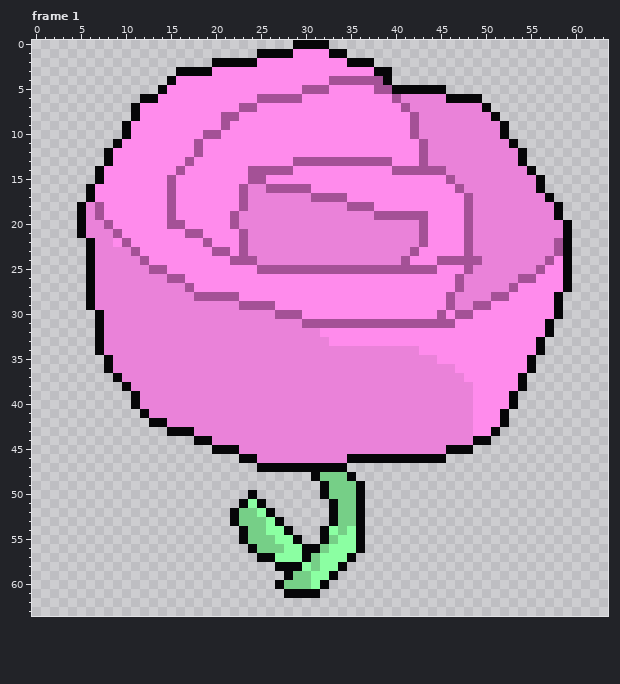
A pixel-art file gets an edit: assets/sprites/legval/rose.ase. That is the earlier state.
64x64 pixels, 2 frames. Shown: frame 1. The commit also changed other frames, which this record leaves out.
After:
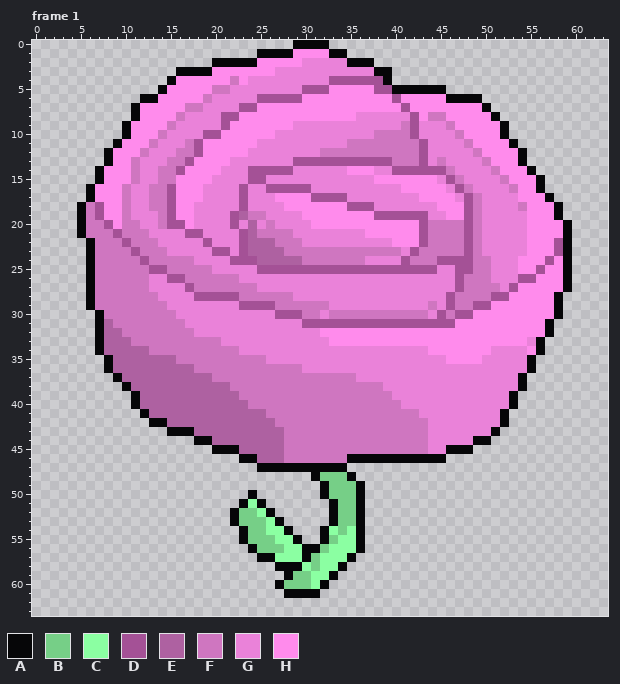
Palette (. is transparent): A #060608  B #76cf87  C #8bffa2  D #a45196  E #ae61a1  F #cf76c0  G #ea82d9  H #ff8bec
Changes in this commit:
Frame 1:
y 2: x 30..34 HHHHH -> GGGGG
y 3: x 27..37 HHHHHHHHHHH -> GGGGGGGGGGG
y 4: x 22 H -> F; x 24..32 HHHHHHHHH -> GGGGGGGGG
y 5: x 20..29 HHHHHHHHHH -> FFGGGGGGGG
y 6: x 19..24 HHHHHH -> FGGGGG; x 41..45 GGGGG -> HHHHH
y 7: x 17..22 HHHHHH -> FFGGGG; x 42..49 GGGGGGGG -> HHHHHHHH
y 8: x 16..20 HHHHH -> FGGGG; x 36..41 HHHHHH -> GGGGGG; x 43..50 GGGGGGGG -> HFFHHHHH
y 9: x 15..20 HHHHHH -> FGGGGG; x 29..41 HHHHHHHHHHHHH -> GGGGGGGGGGGGF; x 46..51 GGGGGG -> FHHHHH
y 10: x 14..18 HHHHH -> FGGGG; x 27..41 HHHHHHHHHHHHHHH -> GGGGGGGGGGGFFFF; x 47..51 GGGGG -> FHHHH
y 11: x 13..17 HHHHH -> FGGGF; x 25..42 HHHHHHHHHHHHHHHHHH -> GGGGGGGGGGFFFFFFFF; x 48..52 GGGGG -> FHHHH
y 12: x 12..17 HHHHHH -> FGGGFF; x 24..42 HHHHHHHHHHHHHHHHHHH -> GGGGGGGGFFFFFFFFFFF; x 49..53 GGGGG -> FHHHH
y 13: x 11..16 HHHHHH -> FGGGFF; x 22..28 HHHHHHH -> GGGGGGG; x 40..42 HHH -> FFF; x 45 G -> F; x 50..53 GGGG -> FHHH
y 14: x 11..15 HHHHH -> FGGFF; x 21..23 HHH -> GGG; x 29..34 HHHHHH -> GGGGGG; x 38..39 HH -> GG; x 46 G -> F; x 51..54 GGGG -> FHHH
y 15: x 11..15 HHHHD -> FGGFF; x 20..23 HHHH -> GGGG; x 26..37 HHHHHHHHHHHH -> GGGGGGGGGGGG; x 45 H -> G; x 47 G -> F; x 52..55 GGGG -> FHHH
y 16: x 10..14 HHHHH -> FGGFF; x 19..22 HHHH -> GGGG; x 31..40 HHHHHHHHHH -> GGGGGGGGGG; x 46 H -> G; x 48 G -> F; x 53..55 GGG -> FHH
y 17: x 10..14 HHHHH -> FGGFF; x 19..22 HHHH -> GGGG; x 27..30 GGGG -> HHHH; x 35..42 HHHHHHHH -> GGGGGGGG; x 47 H -> G; x 49 G -> F; x 54..56 GGG -> HHH
y 18: x 6 G -> F; x 10..14 HHHHH -> FGGFF; x 18..22 HHHHH -> GGGGG; x 28..34 GGGGGGG -> HHHHHHH; x 38..44 HHHHHHH -> GGGGGGG; x 49 G -> F; x 54..57 GGGG -> FHHH
y 19: x 6 G -> F; x 10..14 HHHHH -> FGGGF; x 18..21 HHHH -> GGGG; x 23..25 GGG -> EFF; x 30..37 GGGGGGGG -> HHHHHHHH; x 44..45 HH -> GG; x 49 G -> F; x 55..57 GGG -> HHH
y 20: x 6..7 GG -> FF; x 10..14 HHHHH -> FFGGF; x 18..21 HHHH -> GGGG; x 24 G -> E; x 26 G -> F; x 31..42 GGGGGGGGGGGG -> HHHHHHHHHHHH; x 44..47 HHHH -> FFFF; x 49 G -> F; x 55..58 GGGG -> HHHH
y 21: x 6..8 GGG -> FFF; x 10..16 HHHHHHH -> FFFGGGG; x 19..22 HHHH -> GGGG; x 24..28 GGGGG -> EFFFF; x 37..42 GGGGGG -> HHHHHH; x 44..47 HHHH -> FFFF; x 49 G -> F; x 55..58 GGGG -> HHHH
y 22: x 7..9 GGH -> FFF; x 11..18 HHHHHHHH -> FFFGGGGG; x 20..22 HHH -> GGG; x 24..29 GGGGGG -> EEEFFF; x 40..42 GGG -> HHH; x 44..47 HHHH -> FFFF; x 49 G -> F; x 55..57 GGG -> HHH
y 23: x 7..10 GGGG -> FFFF; x 12..19 HHHHHHHH -> FFFGGGGG; x 22 H -> G; x 24..40 GGGGGGGGGGGGGGGGG -> EEEEFFFFFFFFFFFFF; x 43..47 HHHHH -> FFFFF; x 49 G -> F; x 55..57 GGG -> HHH
y 24: x 7..11 GGGGG -> FFFFF; x 13..21 HHHHHHHHH -> FFFFFGGGG; x 25..36 GGGGGGGGGGGG -> EEEEEFFFFFFF; x 42..44 HHH -> FFF; x 49..50 DG -> FF; x 54..56 GGG -> HHH
y 25: x 7..12 GGGGGG -> FFFFFF; x 15..24 HHHHHHHHHH -> FFFFFGGGGG; x 45..47 HHH -> GGD; x 49..50 GG -> FF; x 54..55 GG -> HH
y 26: x 7..12 GGGGGG -> FFFFFF; x 17..46 HHHHHHHHHHHHHHHHHHHHHHHHHHHHHH -> FFFFFFGGGGGGGGGGGGGGGGGGGGGGGG; x 48..50 GGG -> FFF
y 27: x 7..12 GGGGGG -> FFFFFF; x 18..46 HHHHHHHHHHHHHHHHHHHHHHHHHHHHH -> FFFFFFFGGGGGGGGGGGGGGGGGGGGGG; x 48..51 GGGG -> FFFF
y 28: x 7..13 GGGGGGG -> FFFFFFF; x 23..45 HHHHHHHHHHHHHHHHHHHHHHH -> FFFFFFGGGGGGGGGGGGGGGGG; x 47..50 GGGG -> FFFF
y 29: x 7..14 GGGGGGGG -> FFFFFFFF; x 27..45 HHHHHHHHHHHHHHHHHHH -> FFFFFFGGGGGGGGGGGFG; x 47..48 GG -> FF
y 30: x 8..15 GGGGGGGG -> FFFFFFFF; x 30..44 HHHHHHHHHHHHHHH -> FFGFFFFFFFFFFFG; x 46 H -> F
y 31: x 8..16 GGGGGGGGG -> EFFFFFFFF
y 32: x 8..17 GGGGGGGGGG -> EEFFFFFFFF
y 33: x 8..20 GGGGGGGGGGGGG -> EEEFFFFFFFFFF; x 55 H -> G
y 34: x 8..22 GGGGGGGGGGGGGGG -> EEEEEFFFFFFFFFF; x 43 H -> G; x 51..54 HHHH -> GGGG
y 35: x 9..25 GGGGGGGGGGGGGGGGG -> EEEEEEEFFFFFFFFFF; x 45 H -> G; x 50..54 HHHHH -> GGGGG
y 36: x 9..29 GGGGGGGGGGGGGGGGGGGGG -> EEEEEEEEEFFFFFFFFFFFF; x 47..54 HHHHHHHH -> GGGGGGGG
y 37: x 10..35 GGGGGGGGGGGGGGGGGGGGGGGGGG -> EEEEEEEEEEFFFFFFFFFFFFFFFF; x 48..53 HHHHHH -> GGGGGG
y 38: x 11..38 GGGGGGGGGGGGGGGGGGGGGGGGGGGG -> EEEEEEEEEEEFFFFFFFFFFFFFFFFF; x 49..53 HHHHH -> GGGGG
y 39: x 12..39 GGGGGGGGGGGGGGGGGGGGGGGGGGGG -> EEEEEEEEEEEFFFFFFFFFFFFFFFFF; x 49..52 HHHH -> GGGG
y 40: x 12..40 GGGGGGGGGGGGGGGGGGGGGGGGGGGGG -> EEEEEEEEEEEEFFFFFFFFFFFFFFFFF; x 49..52 HHHH -> GGGG
y 41: x 13..42 GGGGGGGGGGGGGGGGGGGGGGGGGGGGGG -> EEEEEEEEEEEEEFFFFFFFFFFFFFFFFF; x 49..51 HHH -> GGG
y 42: x 15..43 GGGGGGGGGGGGGGGGGGGGGGGGGGGGG -> EEEEEEEEEEEEFFFFFFFFFFFFFFFFF; x 49..51 HHH -> GGG
y 43: x 18..43 GGGGGGGGGGGGGGGGGGGGGGGGGG -> EEEEEEEEEEFFFFFFFFFFFFFFFF; x 49..50 HH -> GG
y 44: x 20..43 GGGGGGGGGGGGGGGGGGGGGGGG -> EEEEEEEEFFFFFFFFFFFFFFFF
y 45: x 23..43 GGGGGGGGGGGGGGGGGGGGG -> EEEEEFFFFFFFFFFFFFFFF
y 46: x 25..34 GGGGGGGGGG -> EEEFFFFFFF
